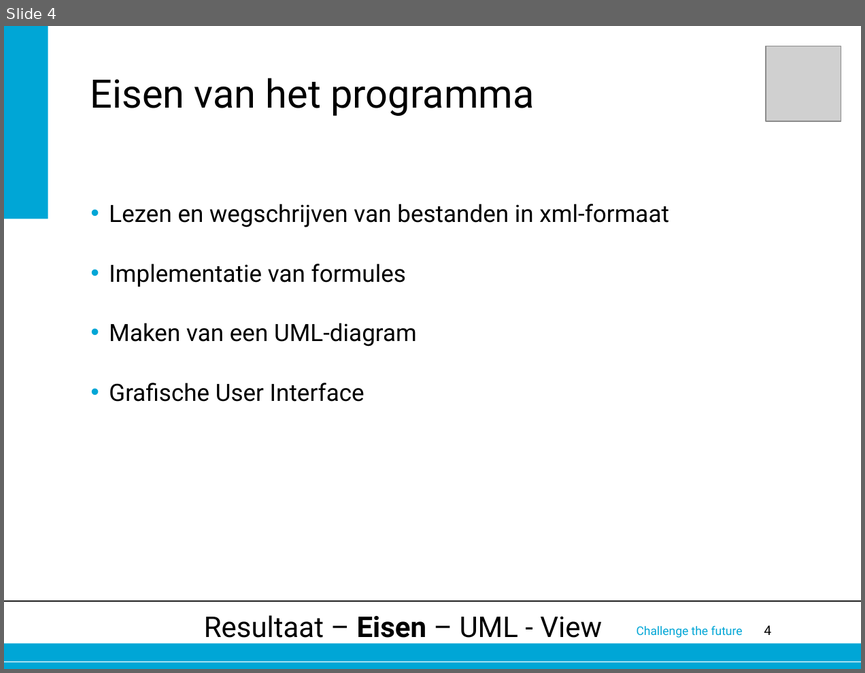
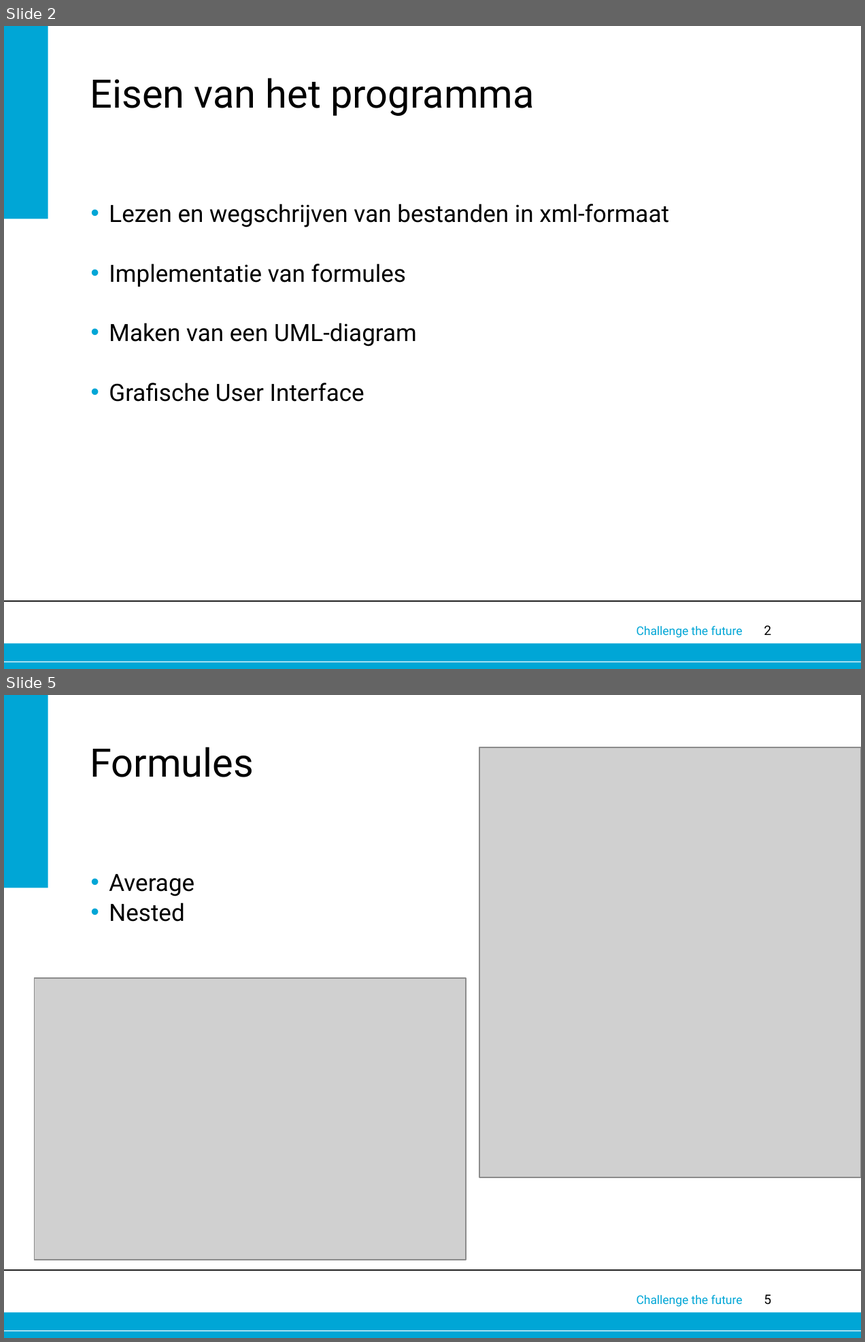
Before and after one commit to foresterre/Spreadsheet, a slide deck: Documents/OOP project presentatie.pptx. Shown one above the other, each under a label of ours: slide 4 before the commit, slides 2 and 5 after it; the slides between them are not shown. The pictures are 865x673 and 865x1342 pixels, drawn with LibreOffice and Linux fonts; fonts in the diff are those of the drawing; grey boxes stand for pictures; background and template pictures are left out. Boxes give left, top, right and bottom in pixels: in the first picture for what was removed or moved away, otherwise in the second. Text is boxed around its words. In the diff, an @@ line names an element or a change of style, - is before the commit and + after.

```diff
--- a/Documents/OOP project presentatie.pptx
+++ b/Documents/OOP project presentatie.pptx
@@ slide 5 added at [4, 695, 861, 1338], background #FFFFFF; not listed: 6 template elements that a slide beside it also shows @@
@@ title added at [90, 747, 254, 777], 33 pt, text #000000 @@
+Formules
@@ picture added at [479, 747, 861, 1177] @@
@@ text added at [109, 874, 194, 921], 20 pt, text #000000 @@
+• Average
+• Nested
@@ picture added at [34, 978, 466, 1259] @@
@@ what was slide 4 is now slide 2 @@
@@ slide 2 changed as well @@
@@ picture removed at [766, 46, 841, 122] @@
@@ text removed at [204, 615, 602, 643] @@
-Resultaat – Eisen – UML - View
@@ page number at [764, 625, 771, 635]: text changed @@
-4
+2
```
Also in this commit, not shown: 2 other slides changed, 7 other slides added, 20 slides removed.
